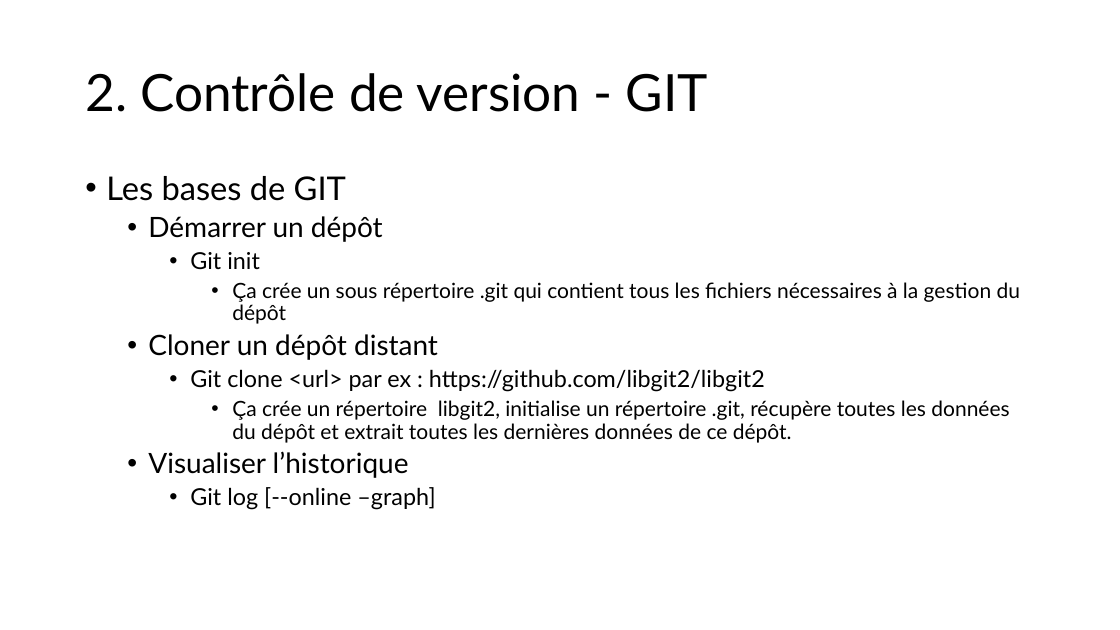
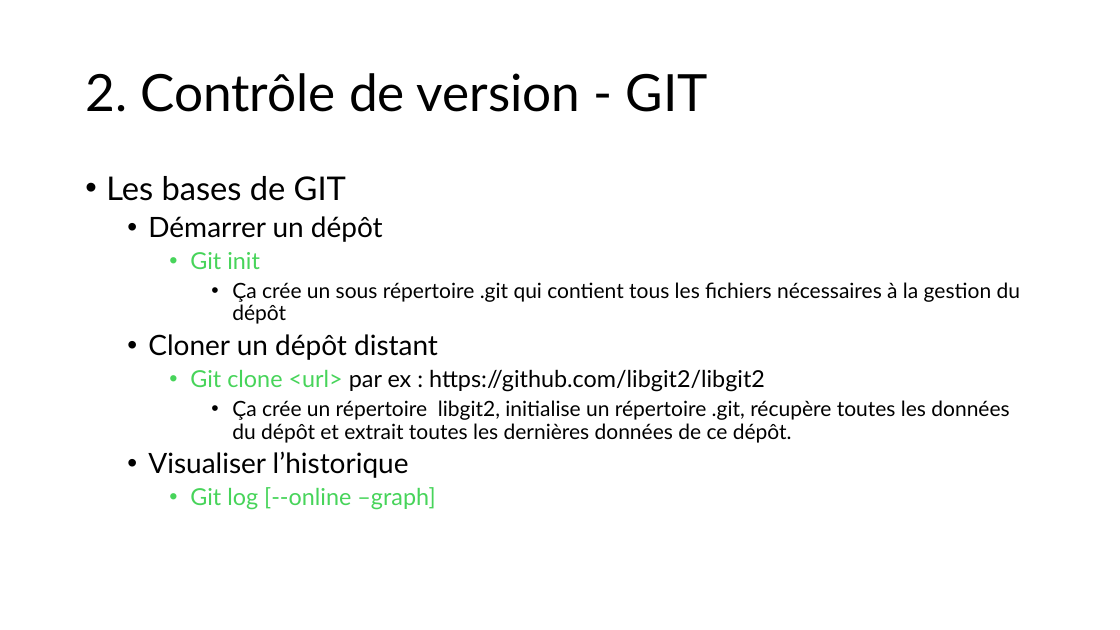
Before and after one commit to LJKhnor/Chapitre-4, a slide deck: slide 24 of Chapitre 4.pptx. Drawn at 1120x630 pixels with LibreOffice and Linux fonts; fonts in the diff are those of the drawing. Boxes give left, top, right and bottom in pixels: in the first picture for what was removed or moved away, otherwise in the second. Text is boxed around its words. In the diff, an @@ line names an element or a change of style, - is before the commit and + after.

```diff
--- a/Chapitre 4.pptx
+++ b/Chapitre 4.pptx
@@ text at (190,252,765,510): text colour #000000 to #47D45A in "Git init", "Git clone <url>", "Git log [--online –graph]" @@
```
Also in this commit, not shown: 2 other slides changed.
